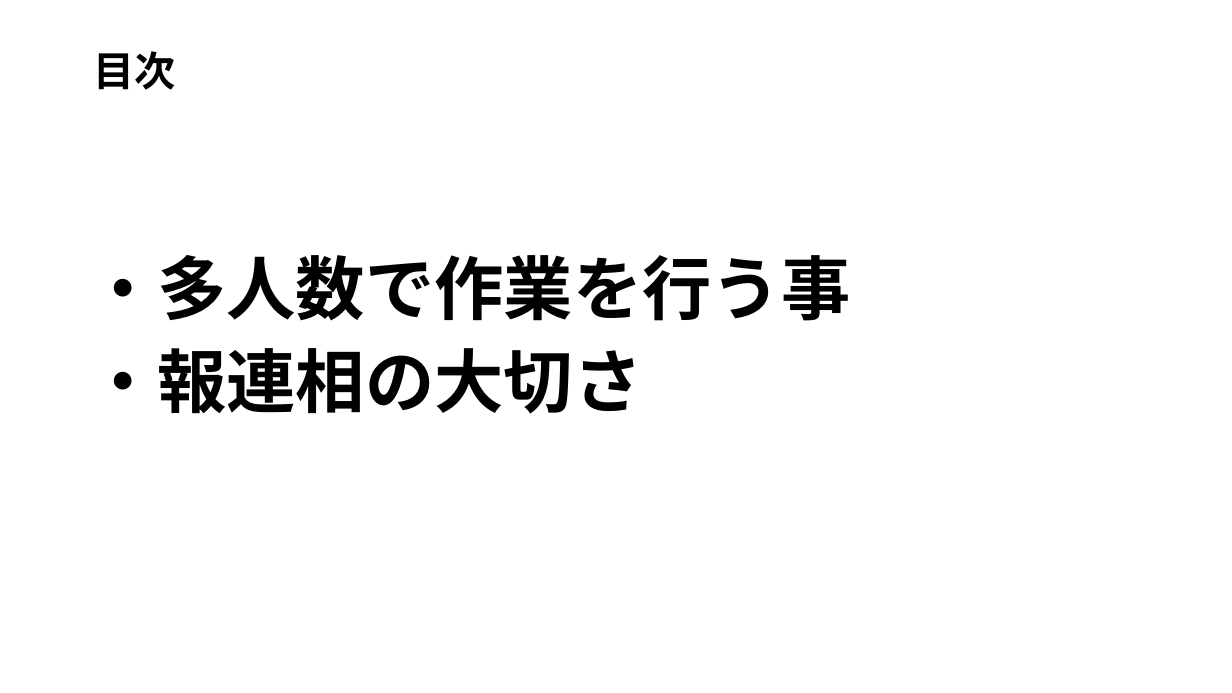
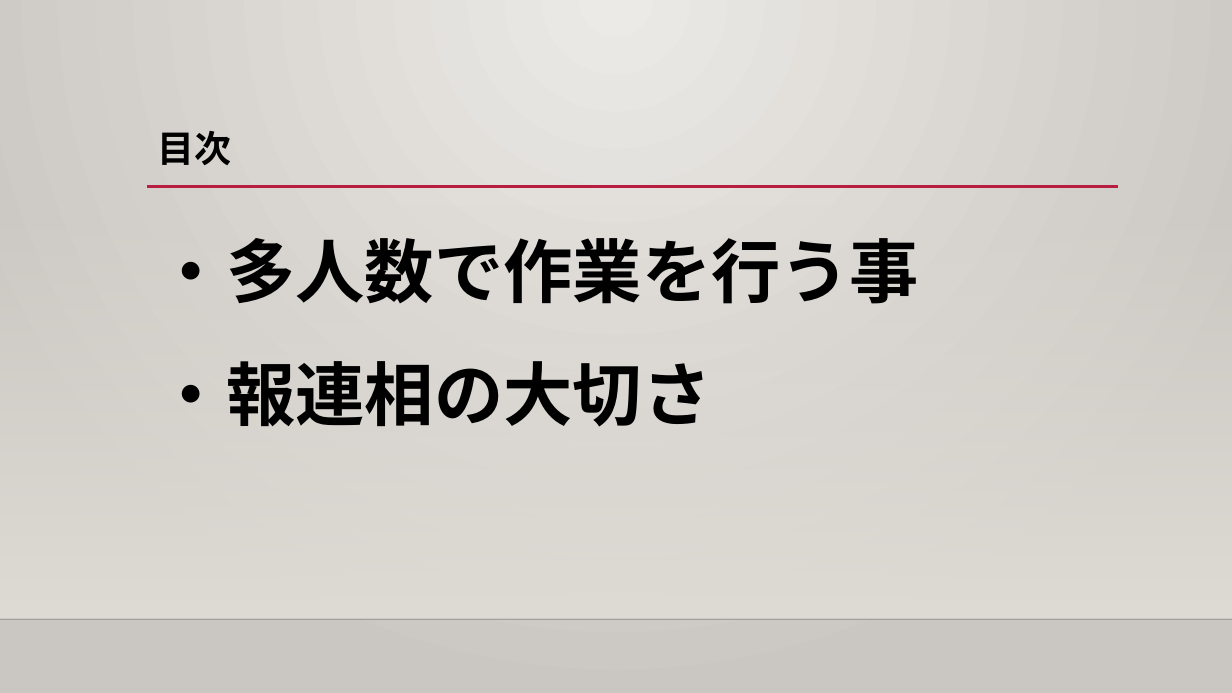
Before and after one commit to human-osaka-game-2019/2020NWProgrammingLatterTermExam, a slide deck: slide 2 of 情報リテラシー/上久保 豪太/ヒューマンでの学生生活において学んだこと.pptx. Drawn at 1232x693 pixels with LibreOffice and Linux fonts; fonts in the diff are those of the drawing; background and template pictures are left out. Boxes give left, top, right and bottom in pixels: in the first picture for what was removed or moved away, otherwise in the second. Text is boxed around its words. In the diff, an @@ line names an element or a change of style, - is before the commit and + after.

```diff
--- a/情報リテラシー/上久保 豪太/ヒューマンでの学生生活において学んだこと.pptx
+++ b/情報リテラシー/上久保 豪太/ヒューマンでの学生生活において学んだこと.pptx
@@ background #FFFFFF to gradient #ECEAE7 to #CAC7C1 @@
@@ title "目次": place and size @@
-title "目次" at (94, 51, 176, 90)
+title "目次" at (157, 131, 231, 165)
@@ title "目次" at (157, 131, 231, 165): size 32 to 28.8 pt; vertical alignment middle to top @@
@@ rectangle added at (0, 204, 1232, 619), fill gradient #DFDBD5 @@
@@ line added from (147, 187) to (1118, 187), #B71E42 2.5 pt @@
@@ text "・多人数で作業を行う事": place and size @@
-text "・多人数で作業を行う事" at (88, 255, 850, 321)
+text "・多人数で作業を行う事" at (157, 238, 919, 304)
@@ text "・報連相の大切さ": place and size @@
-text "・報連相の大切さ" at (88, 348, 642, 414)
+text "・報連相の大切さ" at (157, 361, 711, 427)
@@ line added from (0, 619) to (1232, 619), #000001 1 pt @@
```
Also in this commit, not shown: 14 other slides changed.
